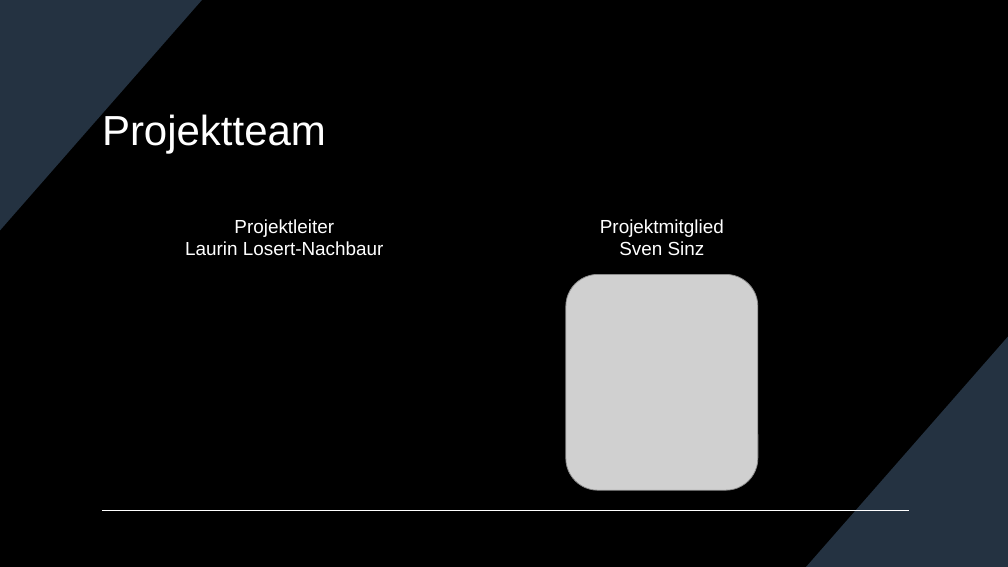
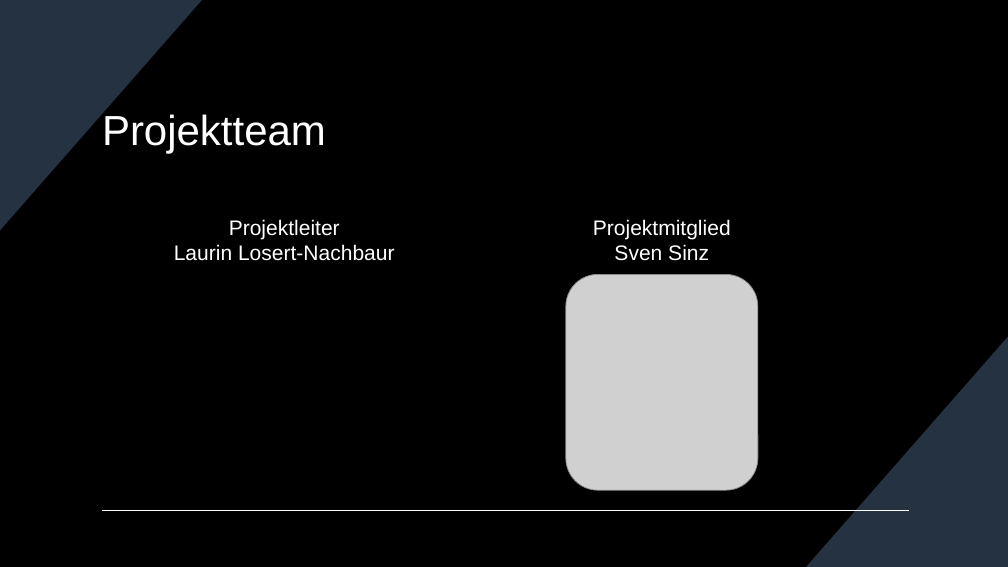
Before and after one commit to AaloFanaa/htldo5_swp, a slide deck: slide 3 of ScreenTale/Projektmanagement/Zwischenpräsentation_14_12_2023.pptx. Drawn at 1008x567 pixels with LibreOffice and Linux fonts; fonts in the diff are those of the drawing; grey boxes stand for pictures. Boxes give left, top, right and bottom in pixels: in the first picture for what was removed or moved away, otherwise in the second. Text is boxed around its words. In the diff, an @@ line names an element or a change of style, - is before the commit and + after.

```diff
--- a/ScreenTale/Projektmanagement/Zwischenpräsentation_14_12_2023.pptx
+++ b/ScreenTale/Projektmanagement/Zwischenpräsentation_14_12_2023.pptx
@@ text "Projektleiter Laurin Losert-Nachbaur": place and size @@
-text "Projektleiter Laurin Losert-Nachbaur" at box(185, 219, 384, 256)
+text "Projektleiter Laurin Losert-Nachbaur" at box(174, 219, 395, 261)
@@ text "Projektleiter Laurin Losert-Nachbaur" at box(174, 219, 395, 261): size 18 to 20 pt @@
@@ text "Projektmitglied Sven Sinz" at box(593, 219, 731, 261): size 18 to 20 pt @@
@@ text "Projektmitglied Sven Sinz": place and size @@
-text "Projektmitglied Sven Sinz" at box(600, 219, 724, 256)
+text "Projektmitglied Sven Sinz" at box(593, 219, 731, 261)
```
Also in this commit, not shown: 6 other slides changed.
